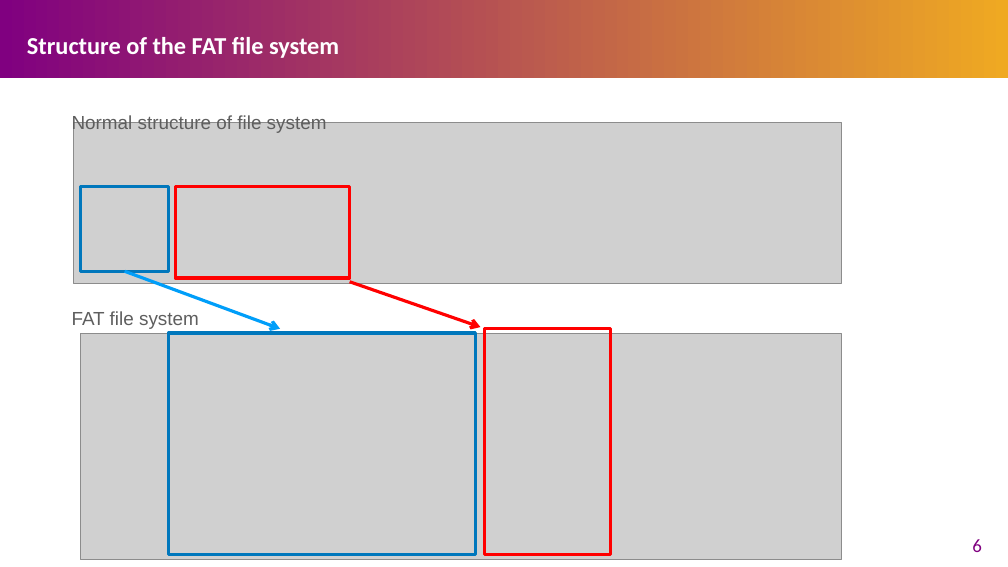
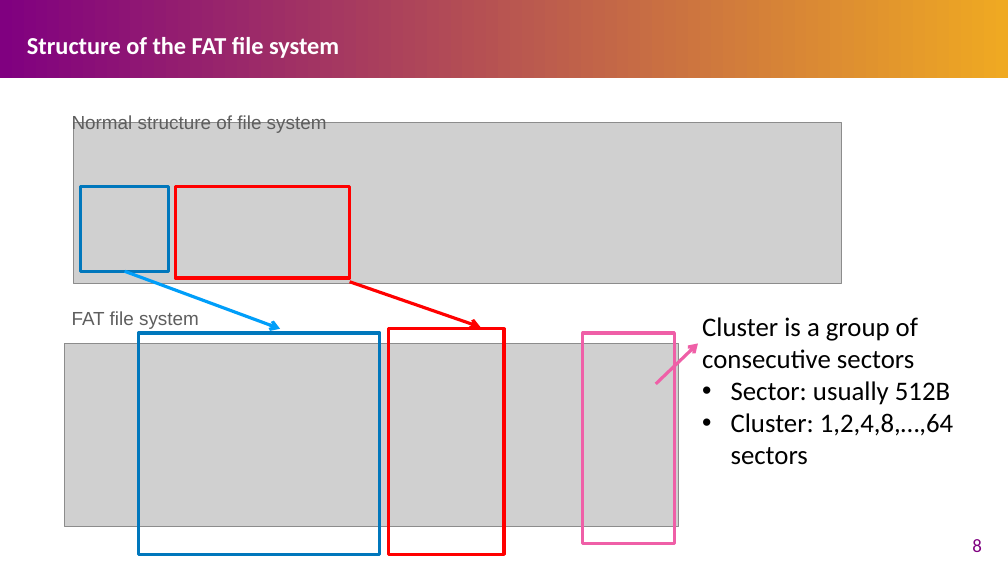
Before and after one commit to Marcusleeleelee/CSCI3150, a slide deck: slide 8 of tutorial/T12/tut12.pptx (slide 6 before the commit). Drawn at 1008x567 pixels with LibreOffice and Linux fonts; fonts in the diff are those of the drawing; grey boxes stand for pictures. Boxes give left, top, right and bottom in pixels: in the first picture for what was removed or moved away, otherwise in the second. Text is boxed around its words. In the diff, an @@ line names an element or a change of style, - is before the commit and + after.

Commit message:
YYT:update tut12

```diff
--- a/tutorial/T12/tut12.pptx
+++ b/tutorial/T12/tut12.pptx
@@ rectangle: place and size @@
-rectangle at bbox=[485, 329, 612, 554]
+rectangle at bbox=[389, 329, 504, 554]
@@ text added at bbox=[702, 317, 953, 465], 25.5 pt, text #000000 @@
+Cluster is a group of consecutive sectors
+• Sector: usually 512B
+• Cluster: 1,2,4,8,…,64 sectors
@@ picture: place and size @@
-picture at bbox=[81, 333, 842, 560]
+picture at bbox=[64, 343, 679, 526]
@@ rectangle: place and size @@
-rectangle at bbox=[169, 333, 476, 554]
+rectangle at bbox=[138, 333, 380, 555]
@@ rectangle added at bbox=[583, 333, 675, 544], outline #EF5FA7 3 pt @@
@@ arrow added from (656, 384) to (698, 343), #EF5FA7 3 pt @@
@@ page number at bbox=[972, 539, 982, 552]: text changed @@
-6
+8
```
Also in this commit, not shown: 3 other slides changed, 5 slides added, 1 slide removed.
